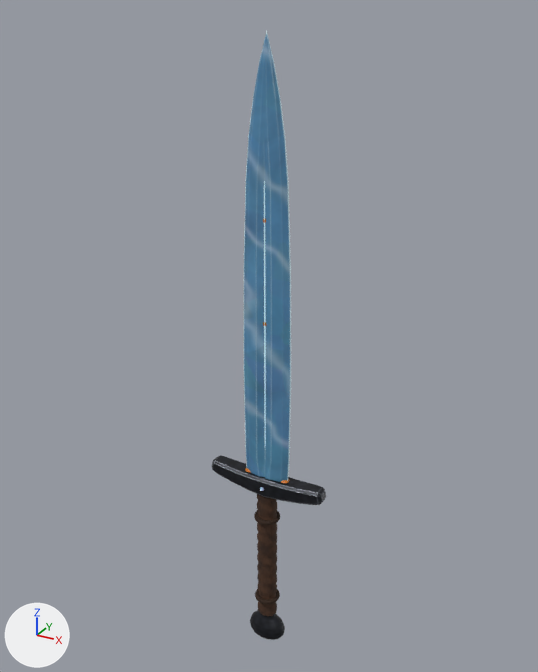
The Blender file assets/models/source/underworld-weapon-amber-blade.blend, before and after one commit.
Both versions are drawn from a camera (50 mm lens) standing at (0.764, -1.379, 1.037) and looking at (-0.019, 0.044, 0.326). Arrows for +X, +Y and +Z are at lower left; the lights stay in place. The older version comes first.

Names of what the first picture shows: 'blade', 'blade-core', 'grip', 'guard', 'pommel' and 2 more.
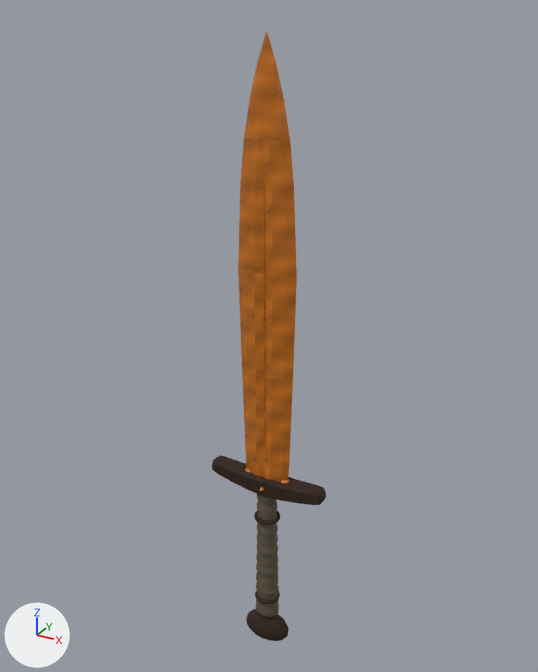
Where the change shows, as pixel boxes (x1, y1, x2, y2) in the pictures (538 x 672 px; the box of a moved part takes in the faces that stretch with it):
'blade', recoloured, reshaped (blue to brown, 25% wider): before (244, 31, 291, 482); after (238, 31, 297, 482)
'grip', recoloured (lighter): (257, 494, 277, 616) in both
'guard', recoloured: (212, 456, 326, 505) in both
'pommel', recoloured, rescaled (22% wider, 6% taller): before (250, 610, 285, 640); after (246, 609, 289, 641)
'blade-core', recoloured (blue to brown): (264, 183, 266, 446) in both
part 2 of me_blade, moved or reshaped: before (244, 31, 291, 463); after (238, 31, 297, 463)

Diff of the bpy script that builds the scene:
```diff
--- a/assets/models/source/underworld-weapon-amber-blade.blend.py
+++ b/assets/models/source/underworld-weapon-amber-blade.blend.py
@@ me_pommel @@
-me_pommel.from_pydata(...)  # 130 vertices, 144 faces; spans x -0.052..0.052, y -0.0322..0.0322, z -0.045..0.045
-me_pommel.materials.append(mat_magenheim_crystal_weapon_crystal_weapon_sword_blackmetal_metal)  # picture img_crystal_weapon_sword_albedo
+me_pommel.from_pydata(...)  # 130 vertices, 144 faces; spans x -0.0645..0.0645, y -0.0348..0.0348, z -0.045..0.045
+# me_pommel part 1: the whole mesh is scaled about its middle by (1.24, 1.08, 1)
+me_pommel.materials.append(mat_magenheim_underworld_weapon_underworld_weapon_amber_blade_rotwood)
@@ me_grip @@
-me_grip.from_pydata(...)  # 482 vertices, 492 faces; spans x -0.027..0.027, y -0.023..0.023, z -0.203..0.203
-me_grip.materials.append(mat_magenheim_crystal_weapon_crystal_weapon_sword_grip_leather)  # picture img_crystal_weapon_sword_albedo
+me_grip.from_pydata(...)  # 482 vertices, 492 faces; spans x -0.034..0.034, y -0.024..0.024, z -0.203..0.203
+# edits to the shape of me_grip do not show in these pictures
+me_grip.materials.append(mat_magenheim_underworld_weapon_underworld_weapon_amber_blade_bone)
@@ me_guard @@
 me_guard.from_pydata(...)  # 90 vertices, 96 faces; spans x -0.159..0.159, y -0.027..0.027, z -0.028..0.028
-me_guard.materials.append(mat_magenheim_crystal_weapon_crystal_weapon_sword_blackmetal_2_metal)  # picture img_crystal_weapon_sword_albedo
+me_guard.materials.append(mat_magenheim_underworld_weapon_underworld_weapon_amber_blade_rotwood)
@@ me_blade @@
-me_blade.from_pydata(...)  # 98 vertices, 108 faces; spans x -0.064..0.064, y -0.017..0.017, z -0.529..0.529
-me_blade.materials.append(mat_magenheim_crystal_weapon_crystal_weapon_sword_crystal_crystal)  # picture img_crystal_weapon_sword_albedo
+me_blade.from_pydata(...)  # 98 vertices, 108 faces; spans x -0.074..0.074, y -0.017..0.017, z -0.529..0.529
+# me_blade part 2: 70 of 98 vertices moved; they spanned x -0.064..0.064, y -0.016..0.016, z -0.219..0.471 and now span x -0.074..0.074, y -0.016..0.016, z -0.219..0.471; mean shift (0.0, 0.0, 0.0); largest move (0.06, 0.0, 0.031) -> (0.074, 0.0, 0.031)
+me_blade.materials.append(mat_magenheim_underworld_weapon_underworld_weapon_amber_blade_carrion_amber)
@@ me_blade_core @@
-me_blade_core.from_pydata(...)  # 14 vertices, 16 faces; spans x -0.011..0.011, y -0.012..0.012, z -0.41..0.41
-me_blade_core.materials.append(mat_magenheim_crystal_weapon_crystal_weapon_sword_crystal_bright_crystal)  # picture img_crystal_weapon_sword_albedo, glowing greyish cyan #7c959e
+me_blade_core.from_pydata(...)  # 14 vertices, 16 faces; spans x -0.013..0.013, y -0.013..0.013, z -0.41..0.41
+# edits to the shape of me_blade_core do not show in these pictures
+me_blade_core.materials.append(mat_magenheim_underworld_weapon_underworld_weapon_amber_blade_carrion_amber)
```
